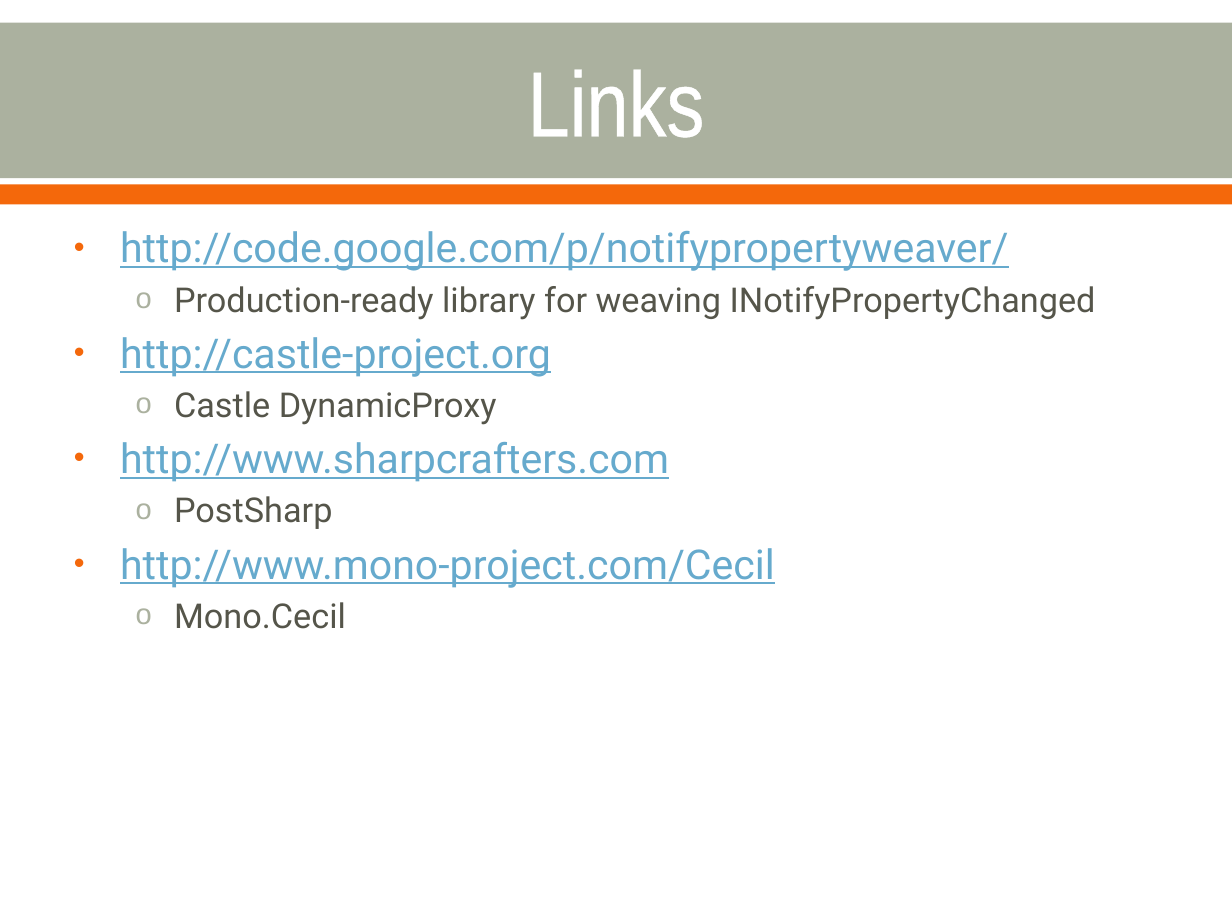
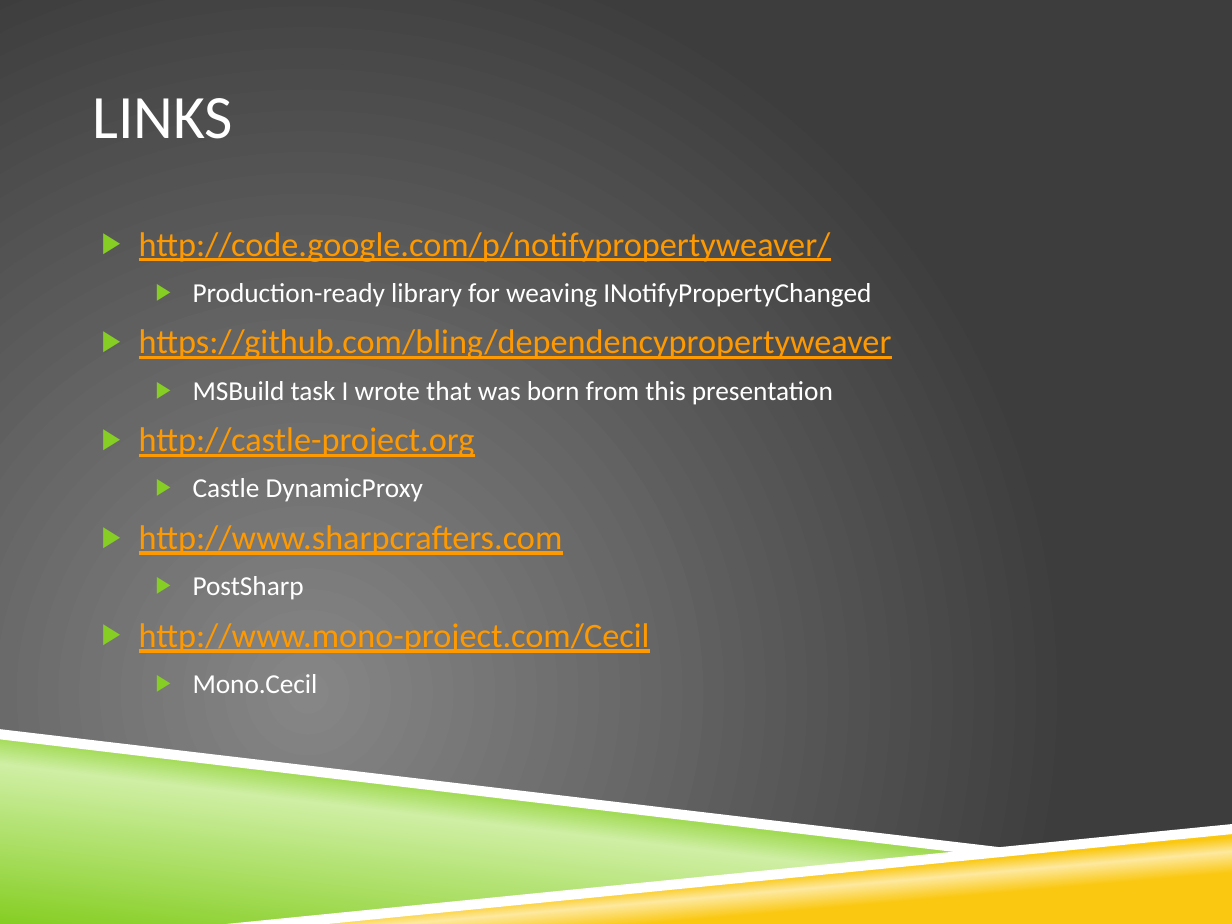
Before and after one commit to bling/AOPDemo, a slide deck: slide 29 of Aspect Oriented Programming.pptx (slide 30 before the commit). Drawn at 1232x924 pixels with LibreOffice and Linux fonts; fonts in the diff are those of the drawing; background and template pictures are left out. Boxes give left, top, right and bottom in pixels: in the first picture for what was removed or moved away, otherwise in the second. Text is boxed around its words. In the diff, an @@ line names an element or a change of style, - is before the commit and + after.

```diff
--- a/Aspect Oriented Programming.pptx
+++ b/Aspect Oriented Programming.pptx
@@ background #FFFFFF to picture (left out) @@
@@ rectangle removed at [0,22,1232,177] @@
@@ title at [92,98,233,139]: text changed; size 54 to 36 pt; font Arial Narrow to Calibri @@
-Links
+LINKS
@@ rectangle removed at [0,185,1232,205] @@
@@ text "http://code.google.com/p/notifypropertyweaver/": place and size @@
-text "http://code.google.com/p/notifypropertyweaver/" at [120,231,1096,629]
+text "http://code.google.com/p/notifypropertyweaver/" at [139,232,892,693]
@@ text at [139,232,871,693]: size 24 to 20 pt, text colour #66AACD to #FF9900 in "http://code.google.com/p/notifypropertyweaver/", "http://castle-project.org", "http://www.sharpcrafters.com", "http://www.mono-project.com/Cecil"; font Roboto to Calibri in "http://code.google.com/p/notifypropertyweaver/", "Production-ready library for weaving INotifyPropertyChanged", "http://castle-project.org", "Castle DynamicProxy" and 4 more places; size 20 to 16 pt, text colour #55554A to #FFFFFF in "Production-ready library for weaving INotifyPropertyChanged", "Castle DynamicProxy", "PostSharp", "Mono.Cecil"; bullet • to ▶; more space between paragraphs; bullet colour #F4680B to #86CE24; bullet o to ▶; bullet colour #ABB19F to #86CE24 @@
@@ text at [139,329,892,405]: paragraphs added @@
+▶ https://github.com/bling/dependencypropertyweaver
+  ▶ MSBuild task I wrote that was born from this presentation
@@ freeform shape added at [0,736,976,924], fill gradient #86CE24 to #CFEFA4 @@
@@ freeform shape added at [0,729,1025,854], fill #FFFFFF @@
@@ freeform shape added at [227,824,1232,924], fill #FFFFFF @@
@@ freeform shape added at [244,828,1232,924], fill gradient #FAC810 to #FDE99F @@
```
Also in this commit, not shown: 29 other slides changed, 1 slide removed, 11 other files.
